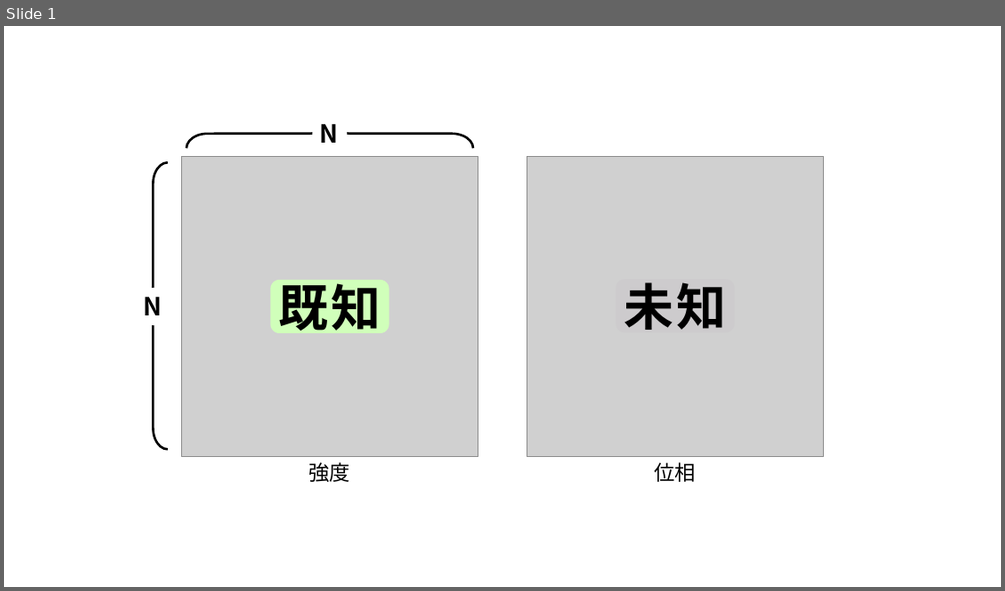
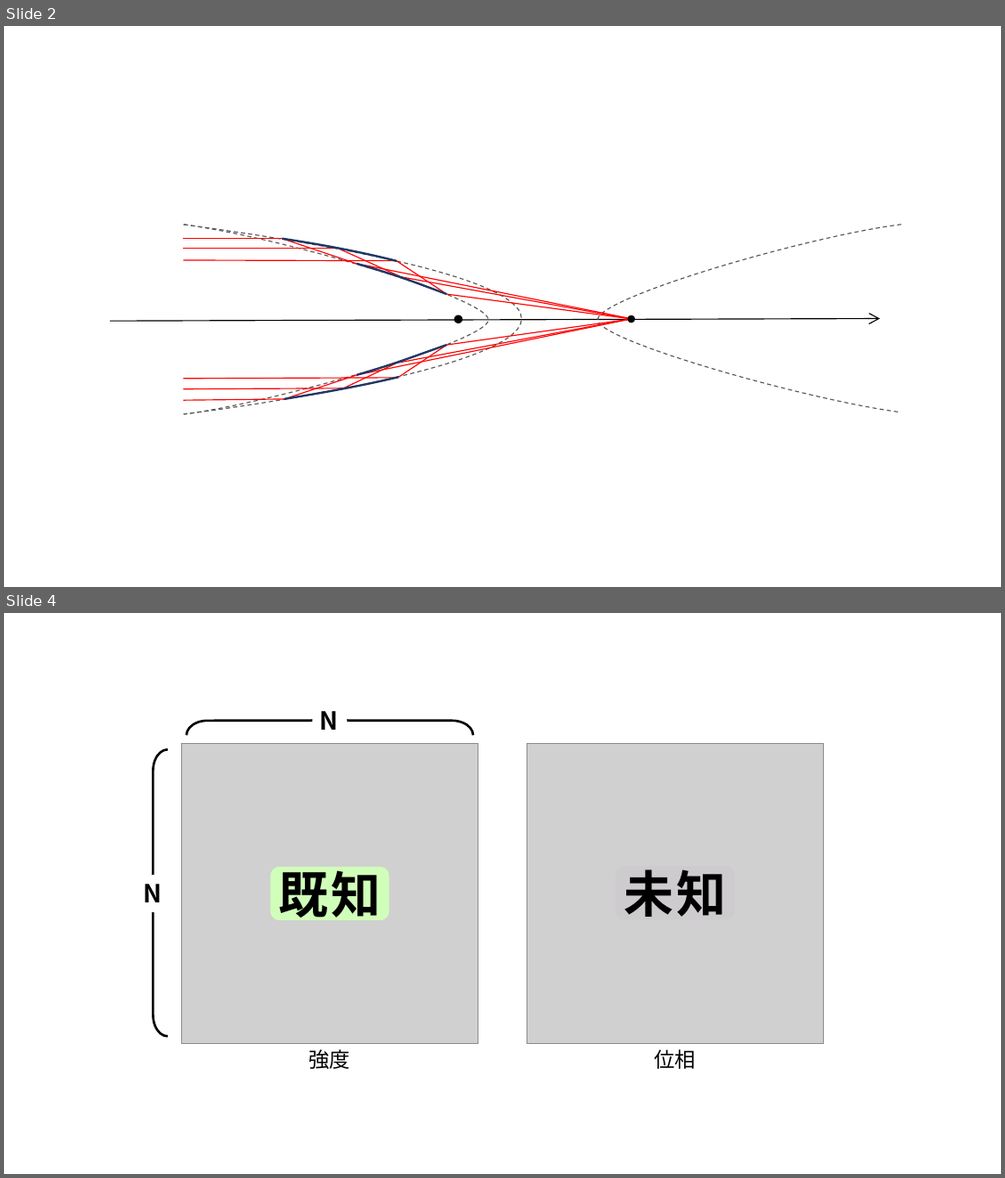
Before and after one commit to dieu-detruit/bachelor-thesis, a slide deck: illusts.pptx. Shown one above the other, each under a label of ours: slide 1 before the commit, slides 2 and 4 after it; the slides between them are not shown. The pictures are 1005x591 and 1005x1178 pixels, drawn with LibreOffice and Linux fonts; fonts in the diff are those of the drawing; grey boxes stand for pictures. Boxes give left, top, right and bottom in pixels: in the first picture for what was removed or moved away, otherwise in the second. Text is boxed around its words. In the diff, an @@ line names an element or a change of style, - is before the commit and + after.

```diff
--- a/illusts.pptx
+++ b/illusts.pptx
@@ slide 2 added at box(4, 26, 1001, 587), background #FFFFFF @@
@@ freeform shape added at box(184, 224, 521, 414), outline #595959 1 pt dashed @@
@@ freeform shape added at box(184, 224, 488, 413), outline #595959 1 pt dashed @@
@@ line added from (184, 239) to (283, 239), #FF0000 1 pt @@
@@ line added from (283, 239) to (357, 264), #FF0000 1 pt @@
@@ freeform shape added at box(283, 239, 396, 261), outline #203864 2 pt @@
@@ freeform shape added at box(598, 224, 901, 412), outline #595959 1 pt dashed @@
@@ line added from (184, 248) to (341, 248), #FF0000 1 pt @@
@@ line added from (184, 260) to (396, 261), #FF0000 1 pt @@
@@ line added from (340, 248) to (400, 276), #FF0000 1 pt @@
@@ line added from (357, 264) to (631, 319), #FF0000 1 pt @@
@@ freeform shape added at box(357, 264, 446, 295), outline #203864 2 pt @@
@@ line added from (396, 261) to (446, 294), #FF0000 1 pt @@
@@ line added from (396, 276) to (631, 319), #FF0000 1 pt @@
@@ arrow added from (110, 321) to (880, 319), #000000 1 pt @@
@@ line added from (357, 375) to (631, 319), #FF0000 1 pt @@
@@ line added from (396, 363) to (631, 319), #FF0000 1 pt @@
@@ line added from (446, 294) to (631, 319), #FF0000 1 pt @@
@@ line added from (446, 345) to (631, 319), #FF0000 1 pt @@
@@ ellipse added at box(454, 314, 462, 323), fill #000000 @@
@@ ellipse added at box(628, 315, 635, 323), fill #000000 @@
@@ freeform shape added at box(357, 345, 446, 375), outline #203864 2 pt @@
@@ line added from (399, 377) to (446, 345), #FF0000 1 pt @@
@@ line added from (343, 388) to (399, 362), #FF0000 1 pt @@
@@ line added from (184, 378) to (398, 378), #FF0000 1 pt @@
@@ line added from (184, 389) to (343, 388), #FF0000 1 pt @@
@@ line added from (184, 400) to (284, 399), #FF0000 1 pt @@
@@ line added from (284, 399) to (357, 375), #FF0000 1 pt @@
@@ freeform shape added at box(284, 377, 399, 399), outline #203864 2 pt @@
@@ what was slide 1 is now slide 4 @@
```
Also in this commit, not shown: 2 other slides added, 5 other files.
